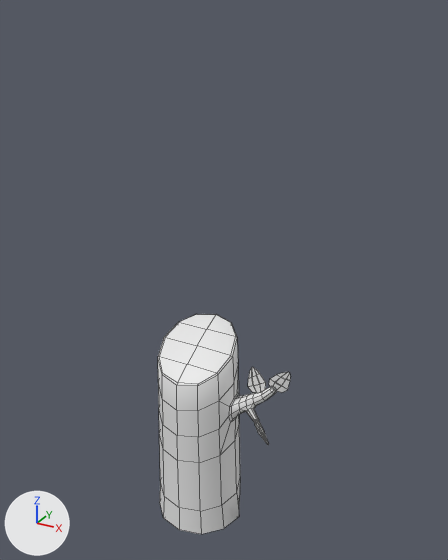
A saved change to the FBX model Assets/Art/Models/trunk.fbx.
The view is the same before and after, from a camera (50 mm lens) standing at (6.08, -9.91, 10.97) and looking at (0.5, 0.23, 5.9). The lights are fixed; the arrows at lower left show +X, +Y and +Z. Mesh edges are drawn as thin lines. Where no turn or scale is listed for an object, it has been applied to the vertices.

The first picture shows 'trunk'.
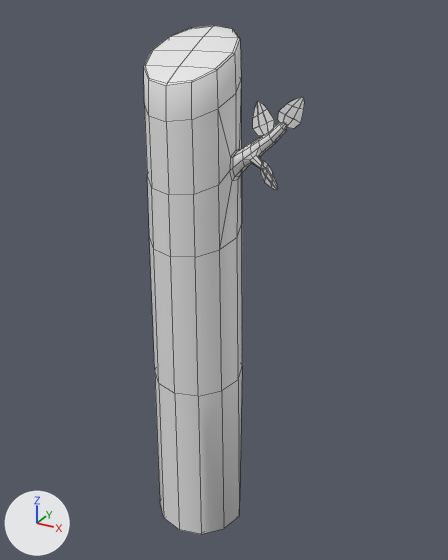
What changed in the scene script:
```text
Change me_cylinder_010:
    used by ob_trunk; location = (0.0, 0.0, 0.0)
    remove me_cylinder_010.from_pydata(...)  # 248 vertices, 240 faces; spans x -1.02..2.14, y -1.0..0.93, z 0.0..4.75
    add me_cylinder_010.from_pydata(...)  # 248 vertices, 240 faces; spans x -1.02..2.14, y -0.99..0.94, z -0.01..10.66
    me_cylinder_010 part 1: the loose piece of 20 vertices spanning x 1.53..1.97, y -0.58..-0.3, z 2.85..3.3 is moved by (0.0, 0.01, 5.29)
    me_cylinder_010 part 2: the loose piece of 20 vertices spanning x 1.7..2.14, y -0.07..0.0, z 3.81..4.33 is moved by (0.0, 0.01, 5.29)
    me_cylinder_010 part 3: the loose piece of 20 vertices spanning x 1.22..1.61, y -0.07..0.0, z 3.64..4.21 is moved by (0.0, 0.01, 5.29)
    me_cylinder_010 part 4: all 12 vertices in x -0.96..0.97, y -0.96..0.93, z 0.66..0.82 are moved by (0.0, 0.01, 3.05)
    me_cylinder_010 part 5: all 12 vertices in x -0.92..0.92, y -0.93..0.89, z 1.96..2.43 are moved by (0.0, 0.01, 4.75)
    me_cylinder_010 part 6: 100 of the vertices in x -0.9..1.87, y -0.92..0.86, z 2.61..3.91 are moved by (0.0, 0.01, 5.29)
    me_cylinder_010 part 7: all 39 vertices in x -0.88..0.88, y -0.91..0.84, z 3.26..4.75 are moved by (0.0, 0.01, 5.92)
```

Boxes [x1, y1, x2, y2] around the edits, measured in the pictures (448 x 560 px; the box of a moved part takes in the faces that stretch with it):
'trunk', reshaped (21% wider, 130% taller): before [158, 314, 290, 534]; after [144, 26, 304, 534]
part 1 of me_cylinder_010, moved or reshaped: before [255, 419, 269, 445]; after [261, 161, 278, 190]
part 2 of me_cylinder_010, moved or reshaped: before [269, 372, 290, 393]; after [278, 97, 304, 129]
part 3 of me_cylinder_010, moved or reshaped: before [248, 367, 266, 393]; after [253, 102, 274, 136]
part 4 of me_cylinder_010, moved or reshaped: before [160, 481, 240, 534]; after [155, 368, 242, 534]
part 5 of me_cylinder_010, moved or reshaped: before [159, 411, 240, 511]; after [147, 171, 242, 396]
part 6 of me_cylinder_010, moved or reshaped: before [229, 387, 276, 423]; after [230, 122, 287, 181]
part 7 of me_cylinder_010, moved or reshaped: before [158, 314, 239, 437]; after [144, 26, 241, 195]
